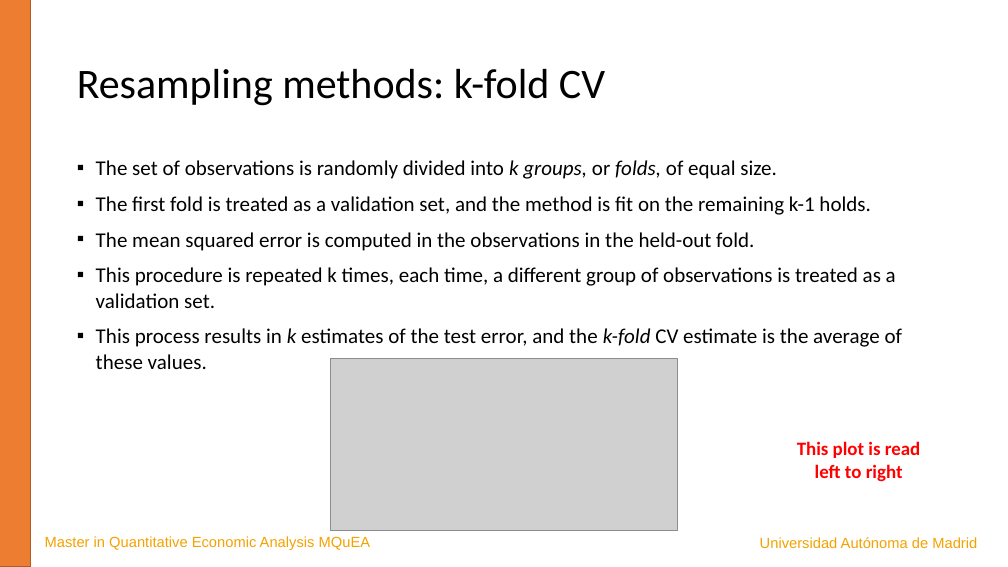
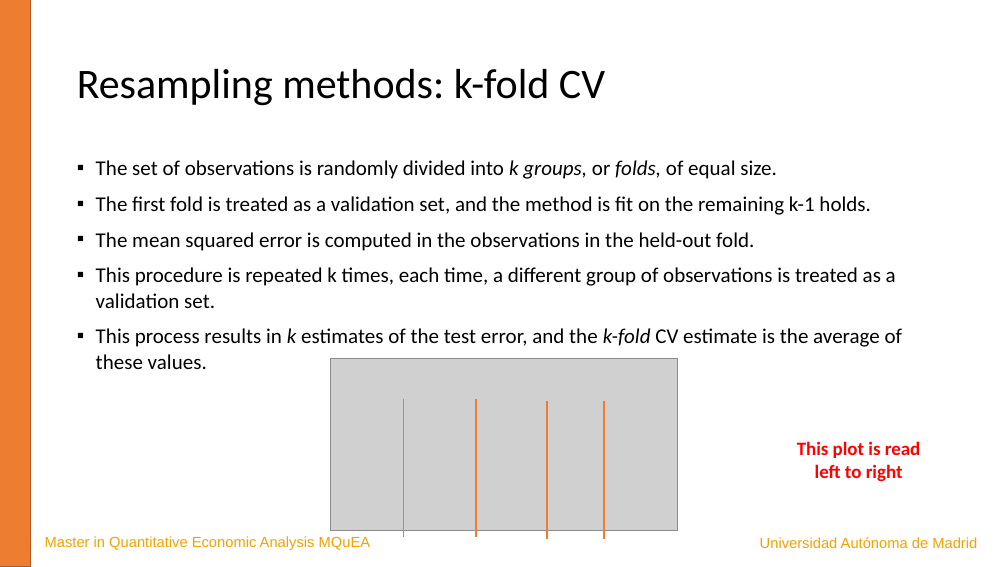
Before and after one commit to JavierBas/IMLEF-MQuEA, a slide deck: slide 9 of Course content/Slides/Topic 3 - Resampling methods and fine-tuning.pptx. Drawn at 1008x567 pixels with LibreOffice and Linux fonts; fonts in the diff are those of the drawing; grey boxes stand for pictures. Boxes give left, top, right and bottom in pixels: in the first picture for what was removed or moved away, otherwise in the second. Text is boxed around its words. In the diff, an @@ line names an element or a change of style, - is before the commit and + after.

```diff
--- a/Course content/Slides/Topic 3 - Resampling methods and fine-tuning.pptx
+++ b/Course content/Slides/Topic 3 - Resampling methods and fine-tuning.pptx
@@ line added from (404, 399) to (404, 538), #ED7D31 1.5 pt @@
@@ line added from (476, 399) to (476, 538), #ED7D31 1.5 pt @@
@@ line added from (547, 401) to (547, 539), #ED7D31 1.5 pt @@
@@ line added from (604, 401) to (604, 539), #ED7D31 1.5 pt @@
```
Also in this commit, not shown: 3 other slides changed, 6 other files.
